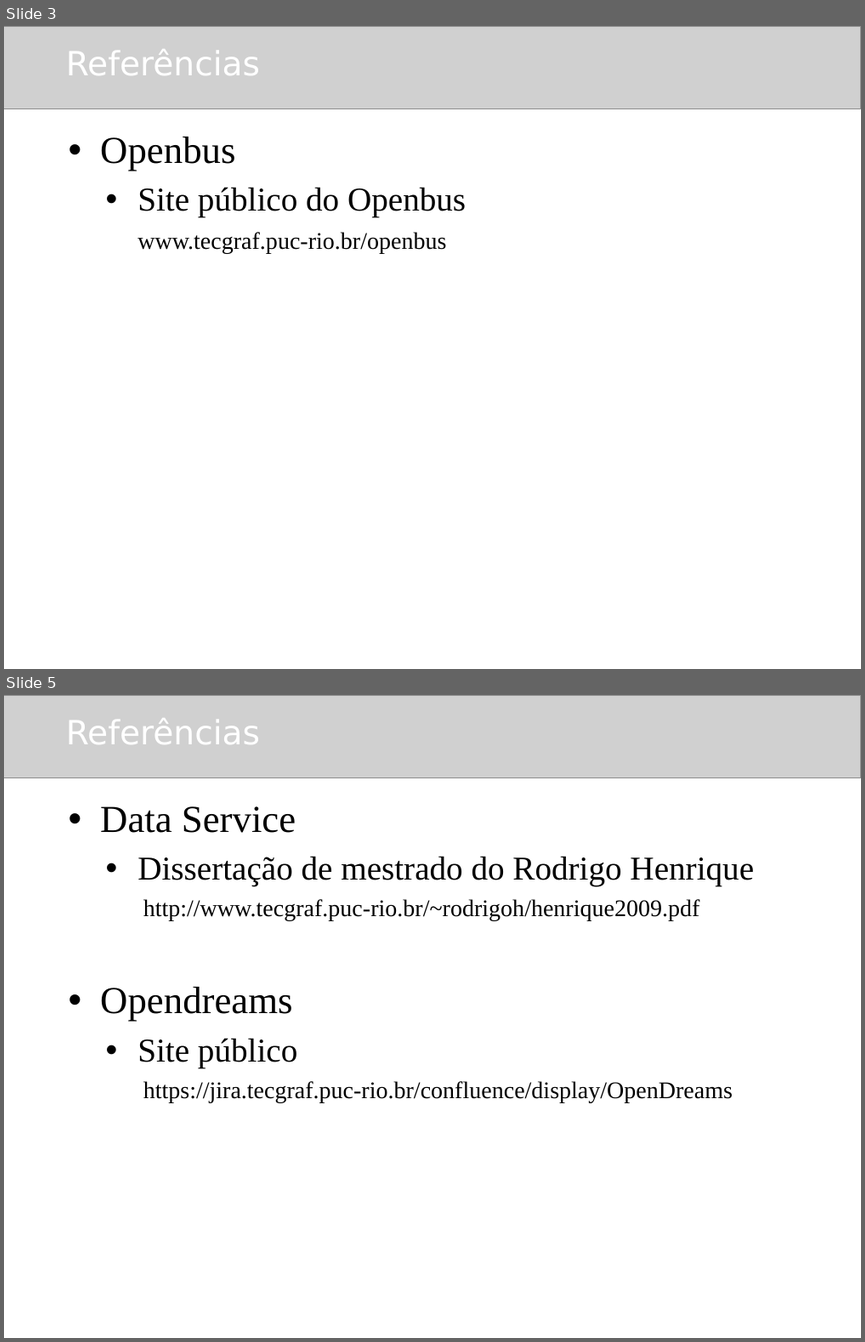
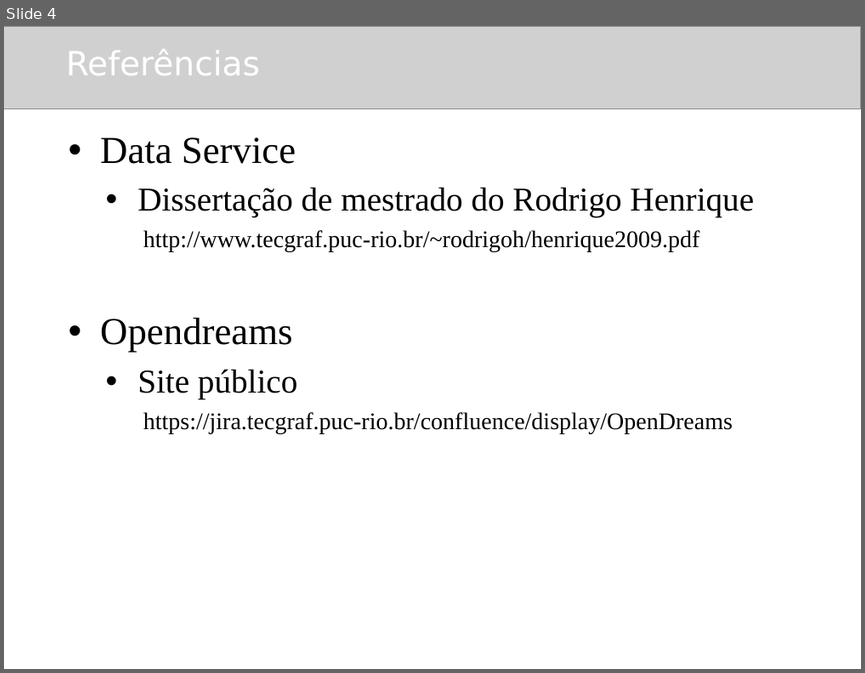
Before and after one commit to amadeubarbosa/openbus-core, a slide deck: docs/cursos/developer/cpp/1.Agenda_CPP.ppt. Shown one above the other, each under a label of ours: slides 3 and 5 before the commit, slide 4 after it; the slides between them are not shown. The pictures are 865x1342 and 865x673 pixels, drawn with LibreOffice and Linux fonts; fonts in the diff are those of the drawing; grey boxes stand for pictures. Boxes give left, top, right and bottom in pixels: in the first picture for what was removed or moved away, otherwise in the second. Text is boxed around its words. In the diff, an @@ line names an element or a change of style, - is before the commit and + after.

Commit message:
OPENBUS-2030 Revisar os slides do curso

```diff
--- a/docs/cursos/developer/cpp/1.Agenda_CPP.ppt
+++ b/docs/cursos/developer/cpp/1.Agenda_CPP.ppt
@@ slide 3 removed at (4, 26, 861, 669), background #FFFFFF @@
@@ picture removed at (4, 26, 861, 109) @@
@@ title removed at (66, 49, 260, 75) @@
-Referências
@@ text removed at (100, 136, 466, 253) @@
-• Openbus
-  • Site público do Openbus
-  www.tecgraf.puc-rio.br/openbus
@@ what was slide 5 is now slide 4 @@
```
Also in this commit, not shown: 3 slides changed.
